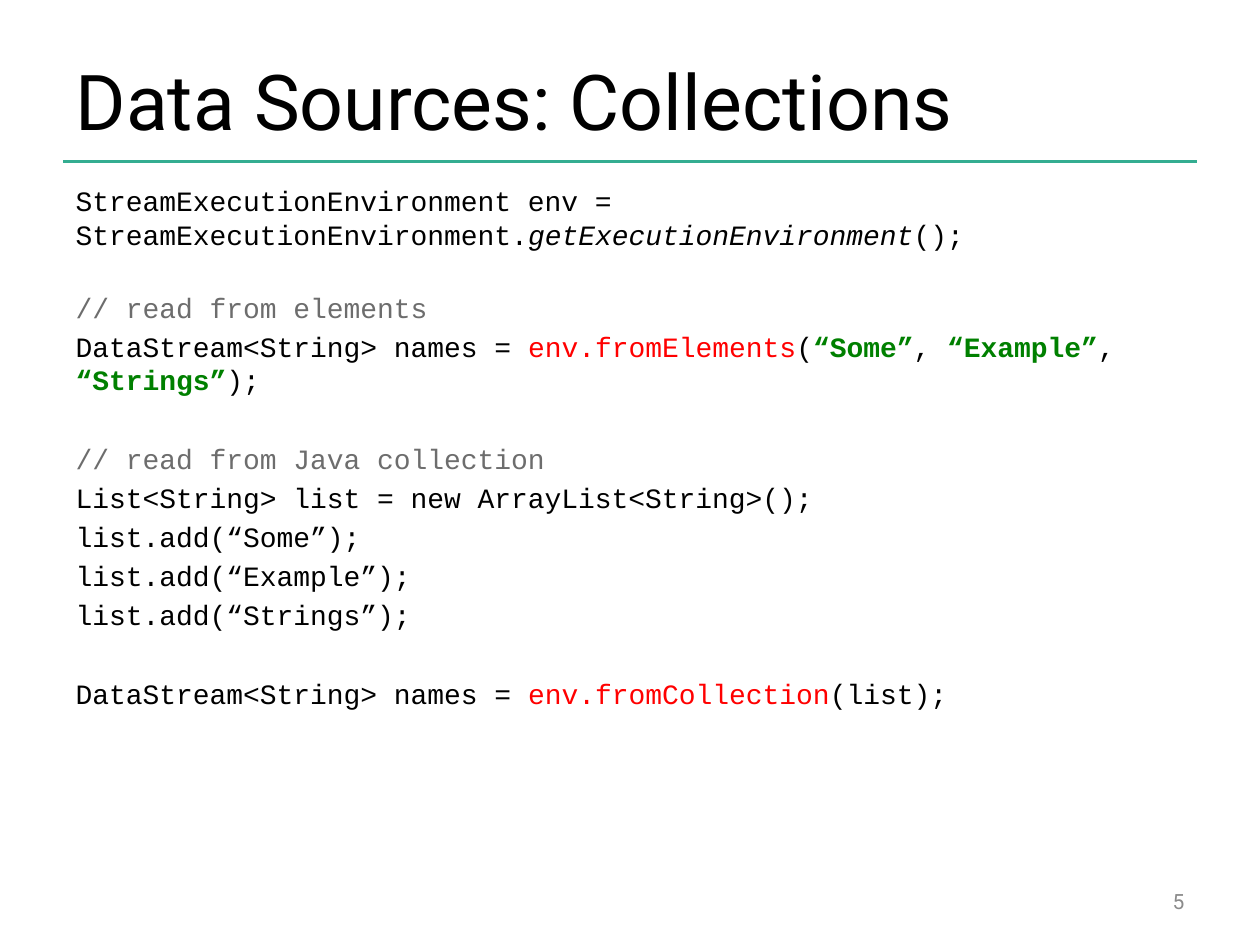
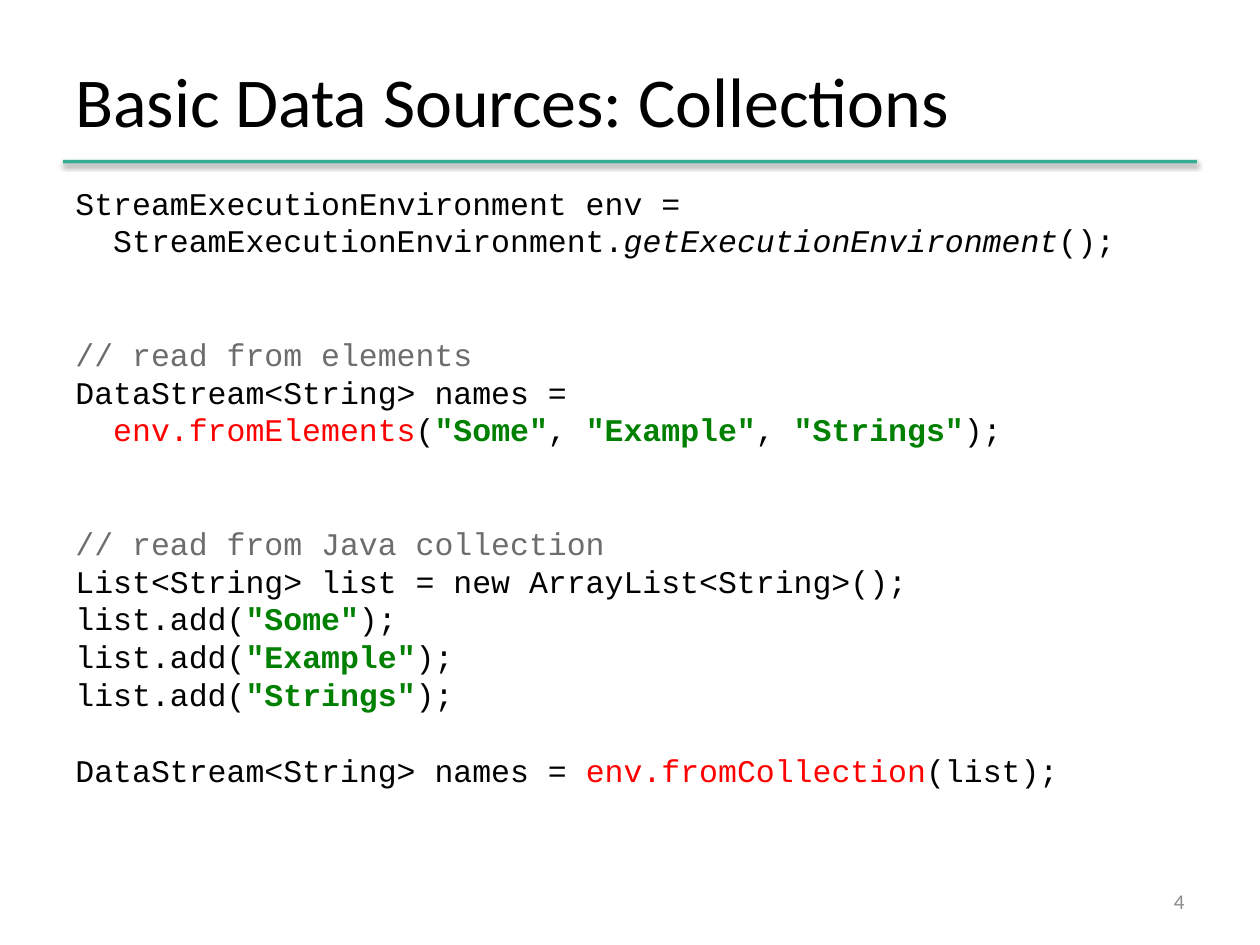
Before and after one commit to dataArtisans/flink-training-web, a slide deck: slide 4 of slides/flink_stream_connectors.pptx (slide 5 before the commit). Drawn at 1260x945 pixels with LibreOffice and Linux fonts; fonts in the diff are those of the drawing; background and template pictures are left out. Boxes give left, top, right and bottom in pixels: in the first picture for what was removed or moved away, otherwise in the second. Text is boxed around its words. In the diff, an @@ line names an element or a change of style, - is before the commit and + after.

Commit message:
Updated streaming slides for restructured training

```diff
--- a/slides/flink_stream_connectors.pptx
+++ b/slides/flink_stream_connectors.pptx
@@ text at <box>75,78,948,128</box>: text changed; size 44 to 40 pt; font Roboto to Calibri @@
-Data Sources: Collections
+Basic Data Sources: Collections
@@ text at <box>75,192,1115,259</box>: text changed; size 16 to 18 pt @@
-StreamExecutionEnvironment env = StreamExecutionEnvironment.getExecutionEnvironment();
+StreamExecutionEnvironment env =
+StreamExecutionEnvironment.getExecutionEnvironment();
@@ text at <box>75,343,1059,789</box>: size 16 to 18 pt in "// read from elements", "// read from Java collection", "List<String> list = new ArrayList<String>();", "DataStream<String> names = env.fromCollection(list);"; less space between paragraphs @@
@@ text at <box>75,381,1002,448</box>: text changed; size 16 to 18 pt @@
-DataStream<String> names = env.fromElements(“Some”, “Example”, “Strings”);
+DataStream<String> names =
+env.fromElements("Some", "Example", "Strings");
@@ text at <box>75,608,453,713</box>: text changed; size 16 to 18 pt @@
-list.add(“Some”);
-list.add(“Example”);
-list.add(“Strings”);
+list.add("Some");
+list.add("Example");
+list.add("Strings");
@@ page number at <box>1174,895,1185,909</box>: text changed; font Roboto to Calibri; text colour #8C8C8C to #8B8B8B @@
-5
+4
```
Also in this commit, not shown: 10 other slides changed, 13 slides added, 5 slides removed, 4 other files.
